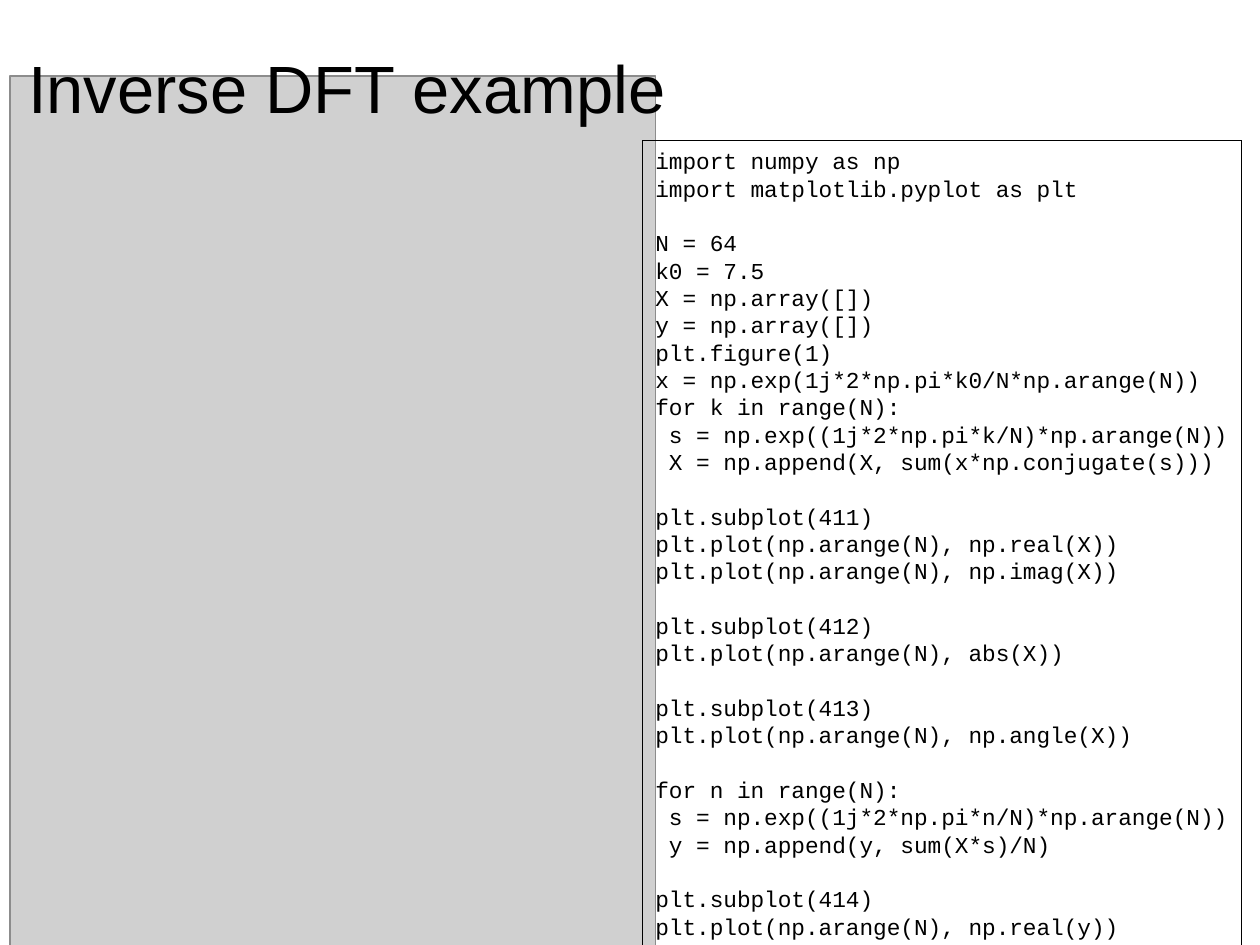
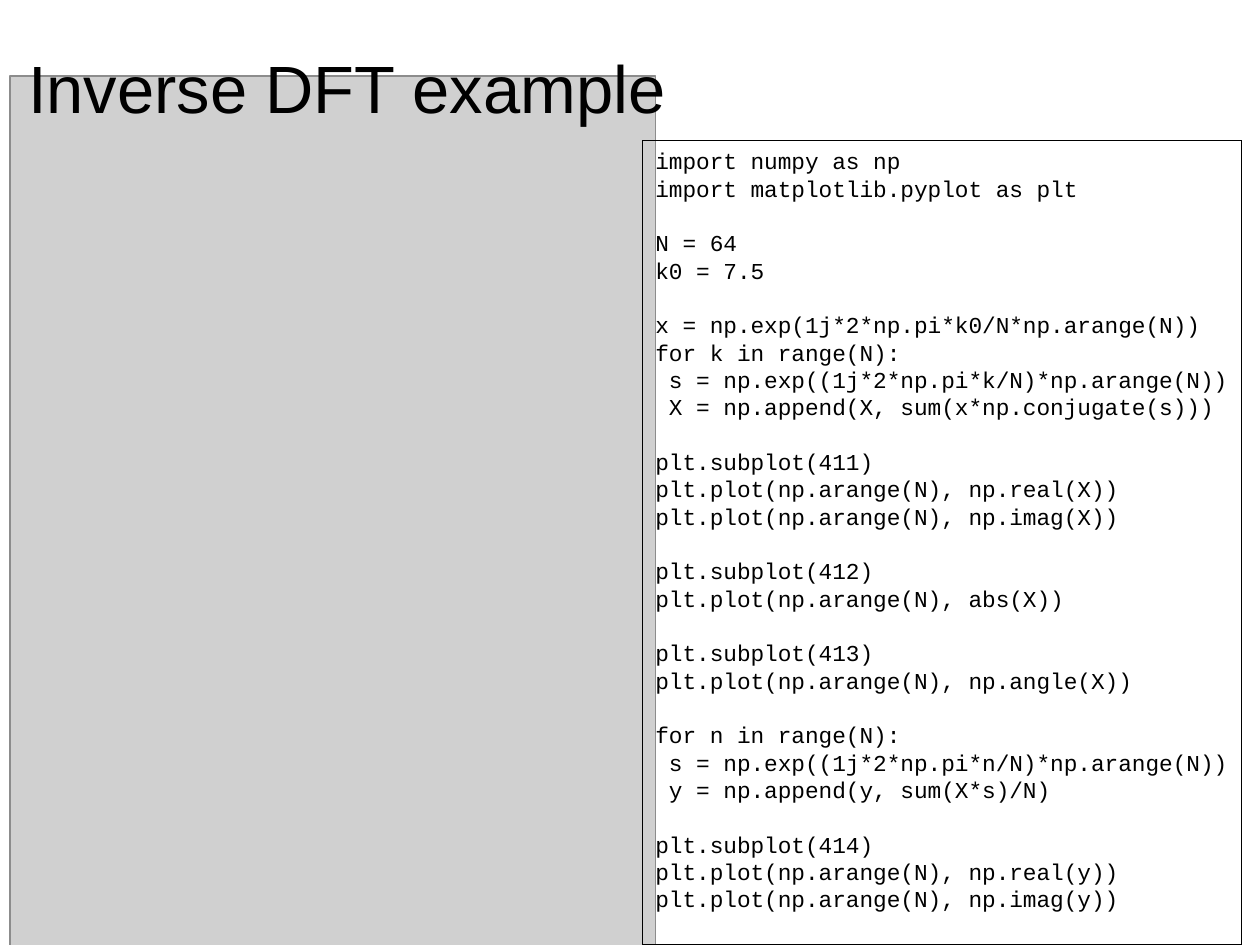
Before and after one commit to MTG/sms-tools, a slide deck: slide 15 of teaching-material/lectures/2-DFT/2-DFT.odp. Drawn at 1260x945 pixels with LibreOffice and Linux fonts; fonts in the diff are those of the drawing; grey boxes stand for pictures. Boxes give left, top, right and bottom in pixels: in the first picture for what was removed or moved away, otherwise in the second. Text is boxed around its words. In the diff, an @@ line names an element or a change of style, - is before the commit and + after.

```diff
--- a/teaching-material/lectures/2-DFT/2-DFT.odp
+++ b/teaching-material/lectures/2-DFT/2-DFT.odp
@@ text in rectangle at bbox=[655, 290, 873, 368]: paragraphs removed @@
-X = np.array([])
-y = np.array([])
-plt.figure(1)
```
Also in this commit, not shown: 4 other slides changed, 1 other file.
